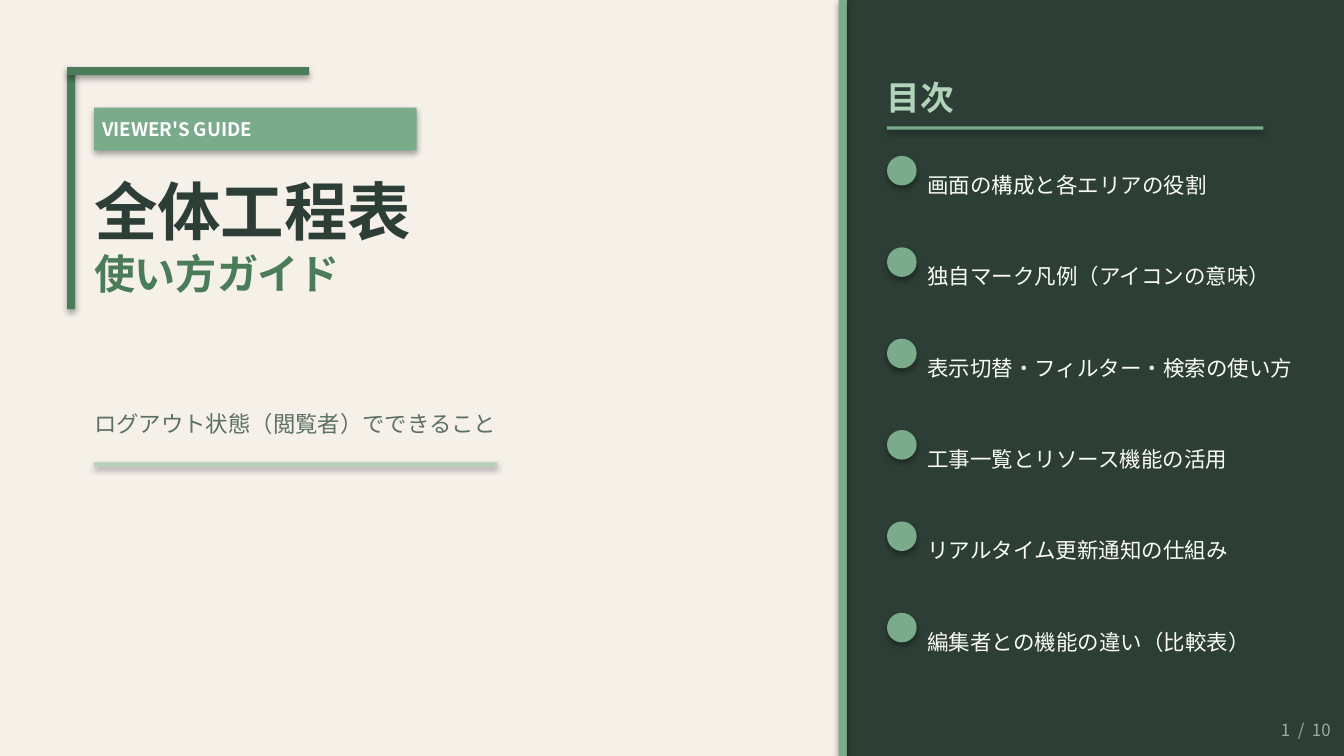
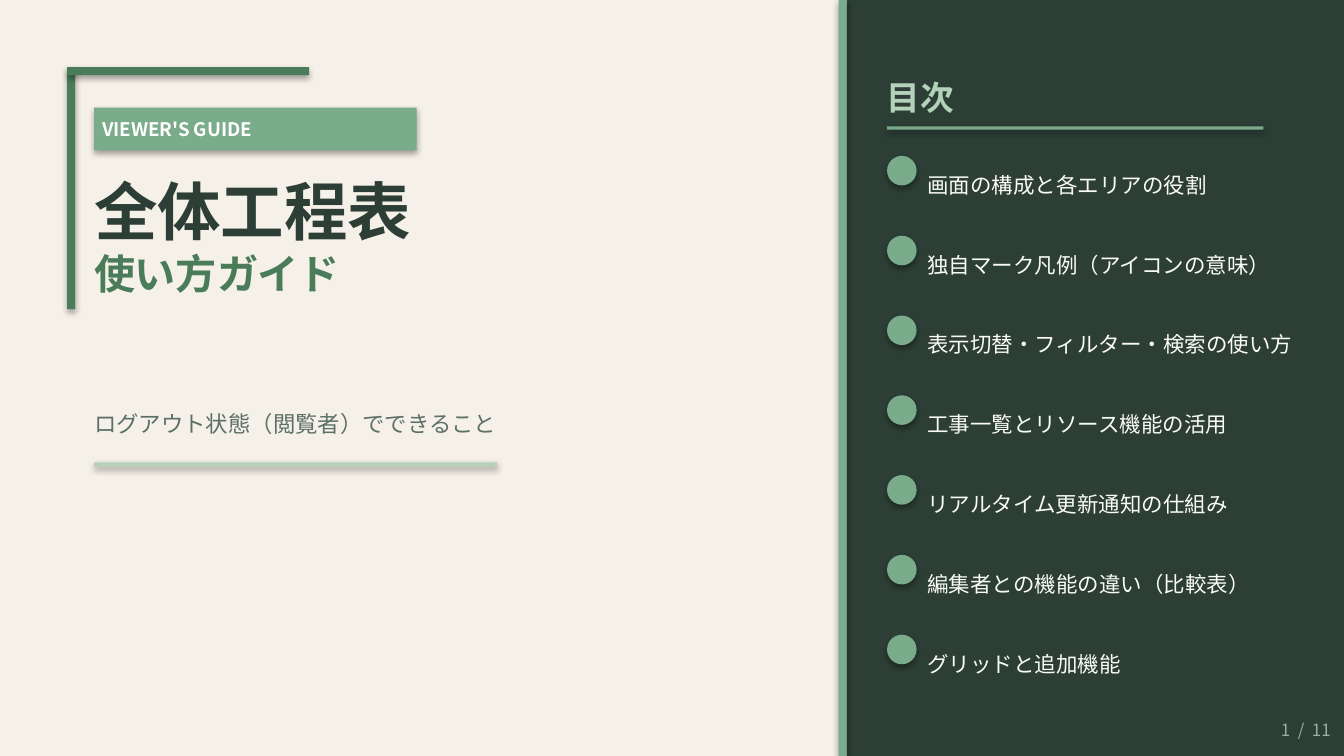
Before and after one commit to kemcokurosaki-oss/gantt-chart, a slide deck: slide 1 of 全体工程表_使い方ガイド（閲覧者向け）_new.pptx. Drawn at 1344x756 pixels with LibreOffice and Linux fonts; fonts in the diff are those of the drawing. Boxes give left, top, right and bottom in pixels: in the first picture for what was removed or moved away, otherwise in the second. Text is boxed around its words. In the diff, an @@ line names an element or a change of style, - is before the commit and + after.

```diff
--- a/全体工程表_使い方ガイド（閲覧者向け）_new.pptx
+++ b/全体工程表_使い方ガイド（閲覧者向け）_new.pptx
@@ ellipse: place and size @@
-ellipse at bbox=[887, 247, 917, 277]
+ellipse at bbox=[887, 235, 917, 265]
@@ text "独自マーク凡例（アイコンの意味）": place and size @@
-text "独自マーク凡例（アイコンの意味）" at bbox=[927, 266, 1270, 286]
+text "独自マーク凡例（アイコンの意味）" at bbox=[927, 255, 1270, 275]
@@ ellipse: place and size @@
-ellipse at bbox=[887, 339, 917, 368]
+ellipse at bbox=[887, 316, 917, 345]
@@ text "表示切替・フィルター・検索の使い方": place and size @@
-text "表示切替・フィルター・検索の使い方" at bbox=[927, 358, 1292, 378]
+text "表示切替・フィルター・検索の使い方" at bbox=[927, 334, 1292, 354]
@@ text "工事一覧とリソース機能の活用": place and size @@
-text "工事一覧とリソース機能の活用" at bbox=[927, 449, 1227, 469]
+text "工事一覧とリソース機能の活用" at bbox=[927, 414, 1227, 434]
@@ ellipse: place and size @@
-ellipse at bbox=[887, 430, 917, 460]
+ellipse at bbox=[887, 395, 917, 425]
@@ ellipse: place and size @@
-ellipse at bbox=[887, 521, 917, 551]
+ellipse at bbox=[887, 474, 917, 504]
@@ text "リアルタイム更新通知の仕組み": place and size @@
-text "リアルタイム更新通知の仕組み" at bbox=[927, 540, 1227, 560]
+text "リアルタイム更新通知の仕組み" at bbox=[927, 494, 1227, 514]
@@ ellipse: place and size @@
-ellipse at bbox=[887, 613, 917, 642]
+ellipse at bbox=[887, 555, 917, 585]
@@ text "編集者との機能の違い（比較表）": place and size @@
-text "編集者との機能の違い（比較表）" at bbox=[927, 632, 1249, 652]
+text "編集者との機能の違い（比較表）" at bbox=[927, 574, 1249, 594]
@@ ellipse added at bbox=[887, 634, 917, 664], fill #7AAB8A @@
@@ text added at bbox=[927, 654, 1120, 674], 11.5 pt, text #FAFBF8 @@
+グリッドと追加機能
@@ text at bbox=[1281, 724, 1331, 736]: text changed @@
-1 / 10
+1 / 11
```
Also in this commit, not shown: 9 other slides changed, 1 slide added, 2 other files.
